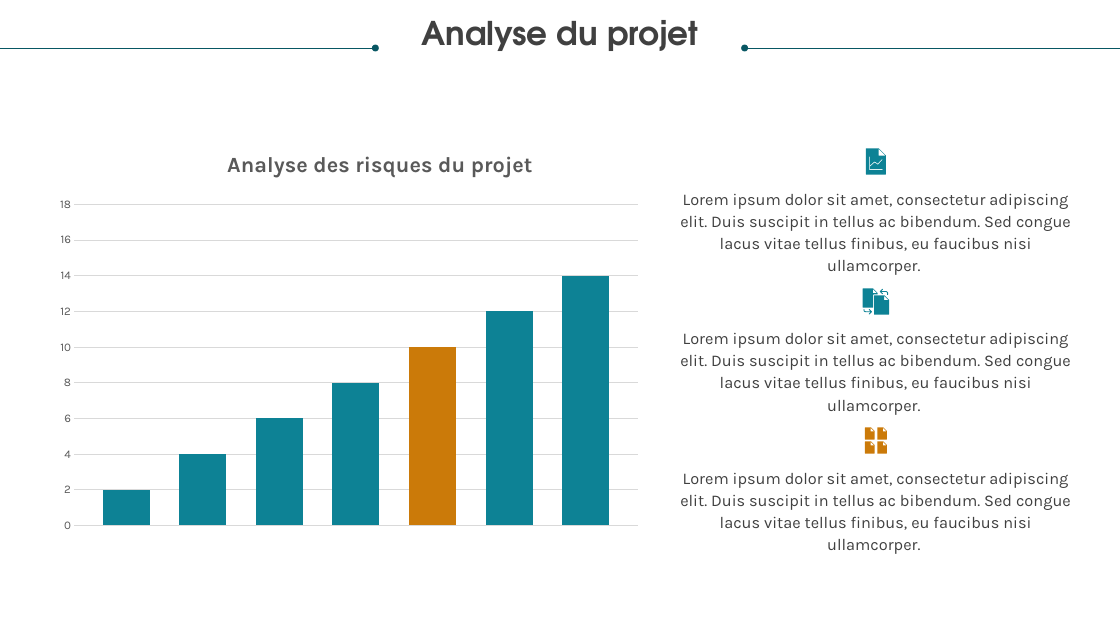
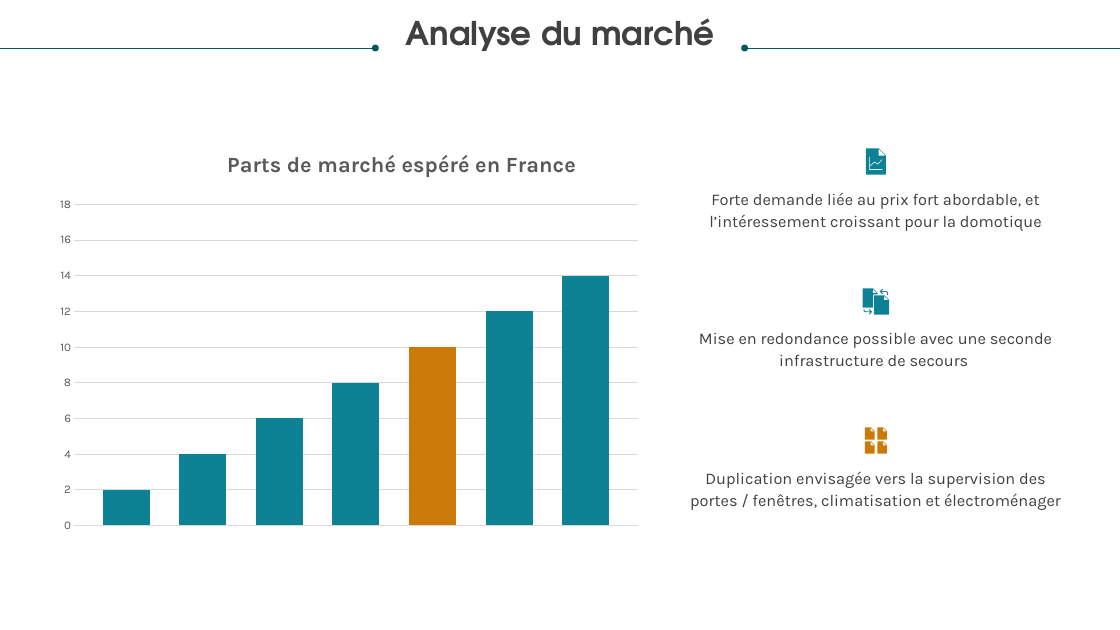
Before and after one commit to hackersoft13/Cobox, a slide deck: slide 7 of Doc/Cobox.pptx (slide 10 before the commit). Drawn at 1120x630 pixels with LibreOffice and Linux fonts; fonts in the diff are those of the drawing. Boxes give left, top, right and bottom in pixels: in the first picture for what was removed or moved away, otherwise in the second. Text is boxed around its words. In the diff, an @@ line names an element or a change of style, - is before the commit and + after.

```diff
--- a/Doc/Cobox.pptx
+++ b/Doc/Cobox.pptx
@@ text at (405, 18, 714, 51): text changed @@
-Analyse du projet
+Analyse du marché
@@ column chart at (48, 139, 649, 540) @@
@@ title "Analyse des risques du projet " to "Parts de marché espéré en France " @@
@@ text at (709, 193, 1042, 231): text changed @@
-Lorem ipsum dolor sit amet, consectetur adipiscing elit. Duis suscipit in tellus ac bibendum. Sed congue lacus vitae tellus finibus, eu faucibus nisi ullamcorper.
+Forte demande liée au prix fort abordable, et l’intéressement croissant pour la domotique
@@ text at (699, 333, 1052, 366): text changed @@
-Lorem ipsum dolor sit amet, consectetur adipiscing elit. Duis suscipit in tellus ac bibendum. Sed congue lacus vitae tellus finibus, eu faucibus nisi ullamcorper.
+Mise en redondance possible avec une seconde infrastructure de secours
@@ text at (690, 472, 1061, 510): text changed @@
-Lorem ipsum dolor sit amet, consectetur adipiscing elit. Duis suscipit in tellus ac bibendum. Sed congue lacus vitae tellus finibus, eu faucibus nisi ullamcorper.
+Duplication envisagée vers la supervision des portes / fenêtres, climatisation et électroménager
```
Also in this commit, not shown: 5 other slides changed, 2 slides added, 6 slides removed, 3 other files.
